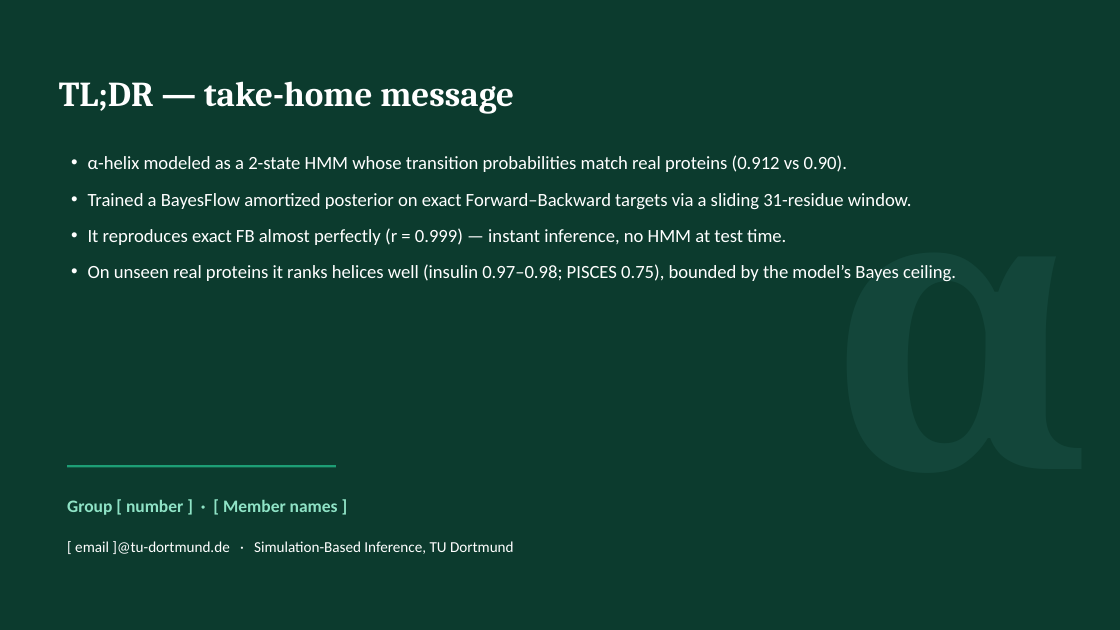
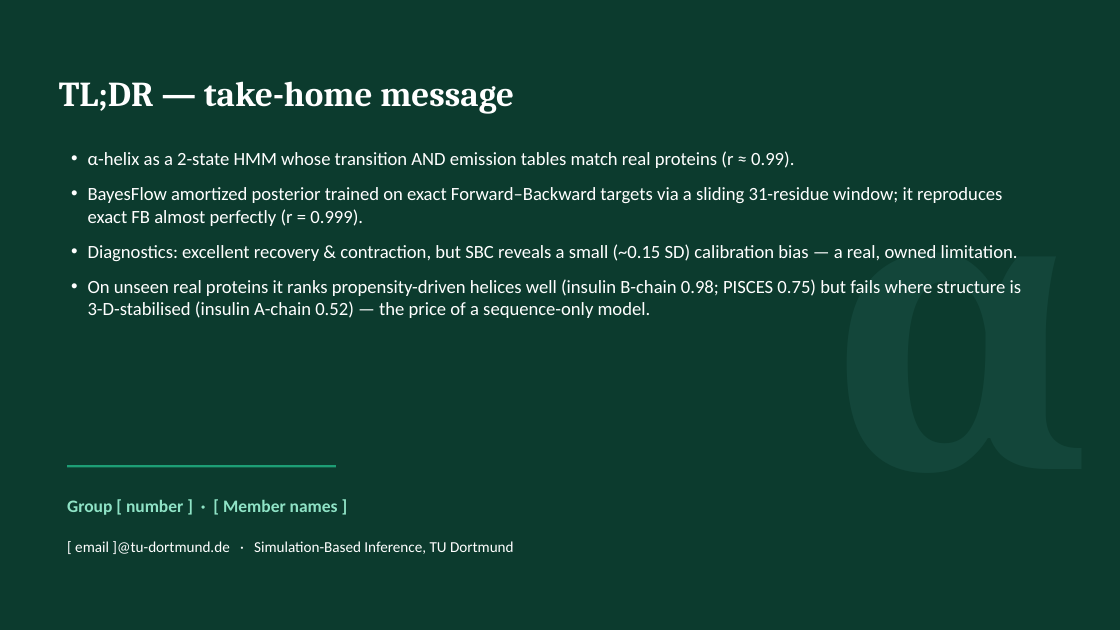
Before and after one commit to Munish0303/SBI---Protein-Based-Inference, a slide deck: slide 14 of SBI_presentation.pptx. Drawn at 1120x630 pixels with LibreOffice and Linux fonts; fonts in the diff are those of the drawing. Boxes give left, top, right and bottom in pixels: in the first picture for what was removed or moved away, otherwise in the second. Text is boxed around its words. In the diff, an @@ line names an element or a change of style, - is before the commit and + after.

Commit message:
SBC & Diagnostics

```diff
--- a/SBI_presentation.pptx
+++ b/SBI_presentation.pptx
@@ text at <box>88,151,1022,318</box>: text changed @@
-• α-helix modeled as a 2-state HMM whose transition probabilities match real proteins (0.912 vs 0.90).
-• Trained a BayesFlow amortized posterior on exact Forward–Backward targets via a sliding 31-residue window.
-• It reproduces exact FB almost perfectly (r = 0.999) — instant inference, no HMM at test time.
-• On unseen real proteins it ranks helices well (insulin 0.97–0.98; PISCES 0.75), bounded by the model’s Bayes ceiling.
+• α-helix as a 2-state HMM whose transition AND emission tables match real proteins (r ≈ 0.99).
+• BayesFlow amortized posterior trained on exact Forward–Backward targets via a sliding 31-residue window; it reproduces exact FB almost perfectly (r = 0.999).
+• Diagnostics: excellent recovery & contraction, but SBC reveals a small (~0.15 SD) calibration bias — a real, owned limitation.
+• On unseen real proteins it ranks propensity-driven helices well (insulin B-chain 0.98; PISCES 0.75) but fails where structure is 3-D-stabilised (insulin A-chain 0.52) — the price of a sequence-only model.
```
Also in this commit, not shown: 3 other slides changed, 1 slide added, 1 slide removed, 21 other files.
